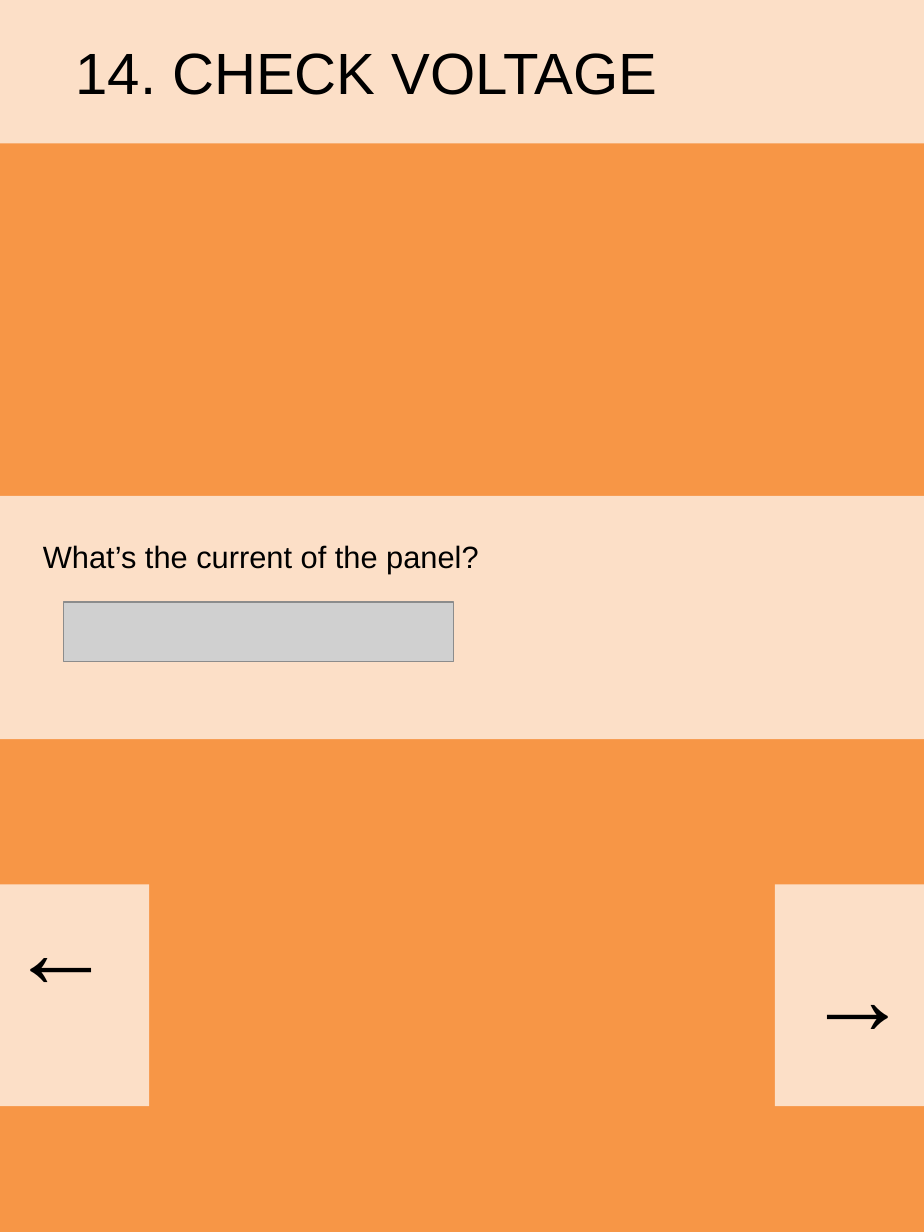
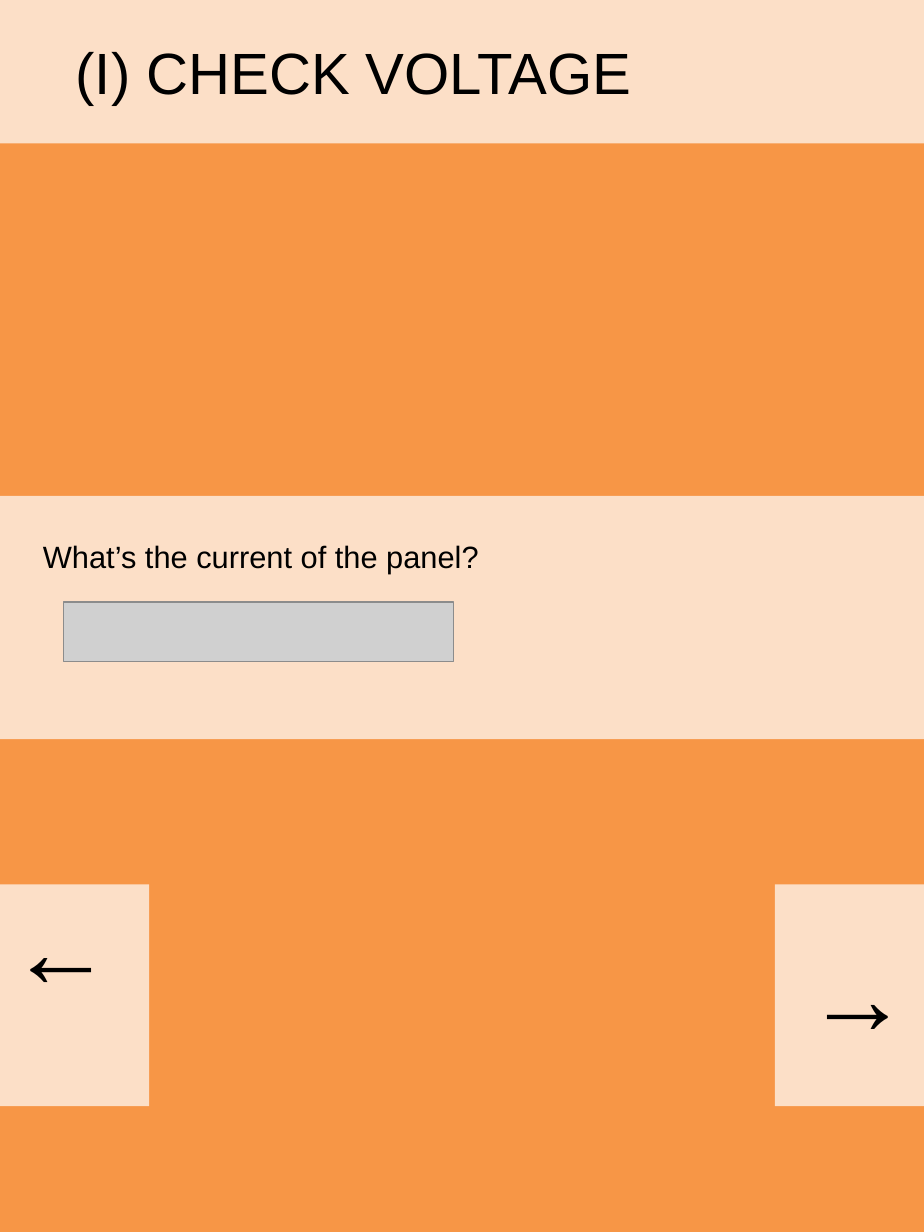
Before and after one commit to yobitechnologies/C3, a slide deck: slide 15 of Concept.pptx. Drawn at 924x1232 pixels with LibreOffice and Linux fonts; fonts in the diff are those of the drawing; grey boxes stand for pictures. Boxes give left, top, right and bottom in pixels: in the first picture for what was removed or moved away, otherwise in the second. Text is boxed around its words. In the diff, an @@ line names an element or a change of style, - is before the commit and + after.

```diff
--- a/Concept.pptx
+++ b/Concept.pptx
@@ text at bbox=[76, 52, 632, 105]: text changed @@
-14. CHECK VOLTAGE
+(I) CHECK VOLTAGE
```
Also in this commit, not shown: 13 other slides changed, 15 other files.
